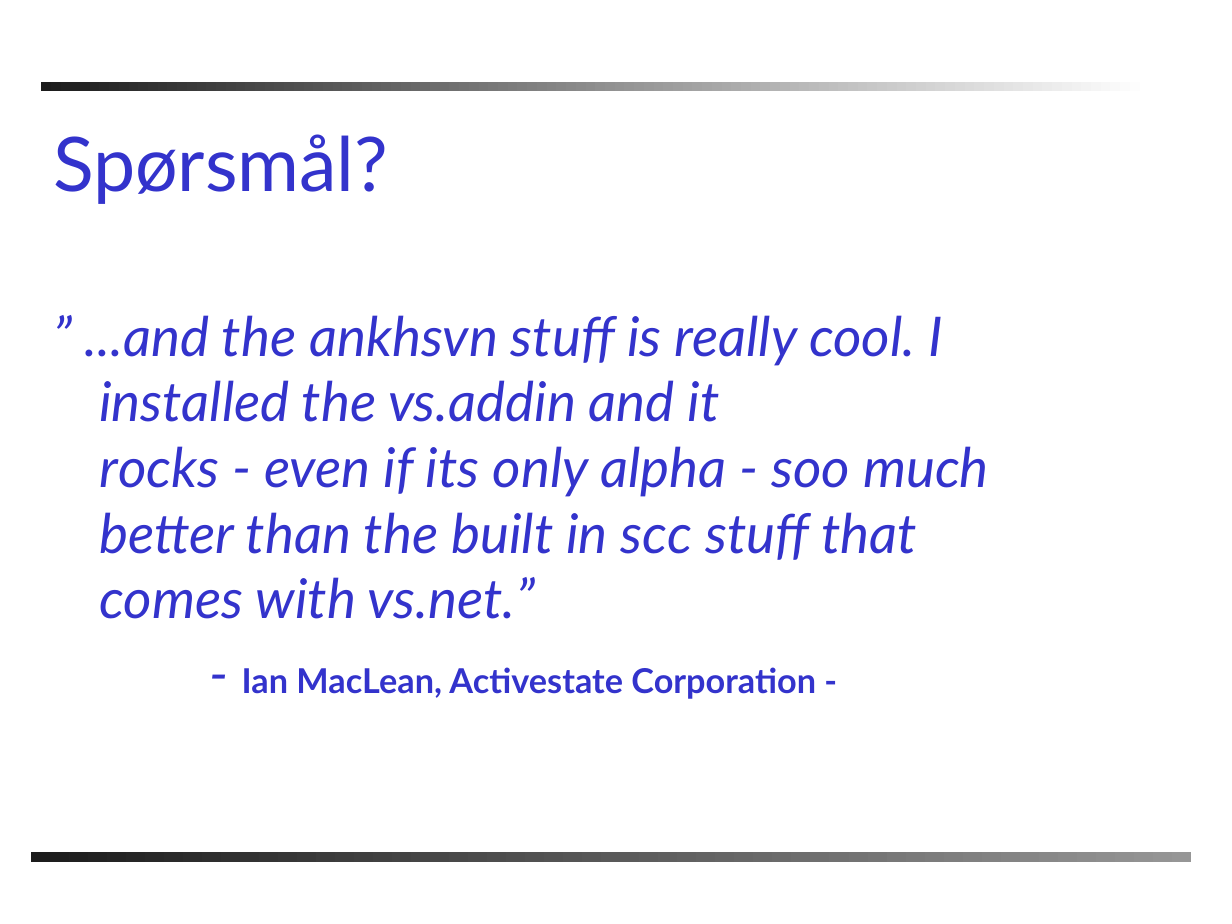
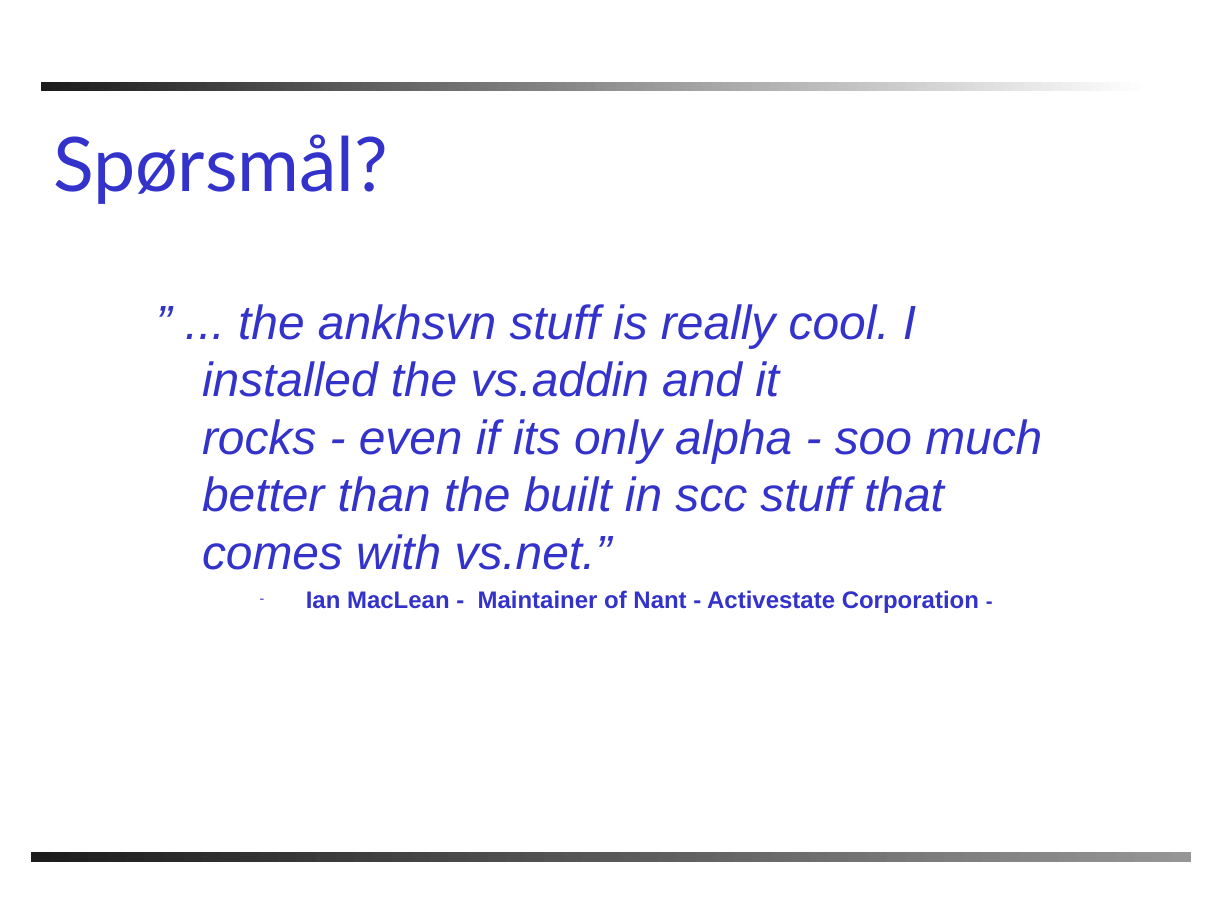
Before and after one commit to PhilJollans/AnkhSVN2019, a slide deck: slide 24 of doc/powerpoint/Subversion_addin_for_VS.NET.ppt. Drawn at 1232x924 pixels with LibreOffice and Linux fonts; fonts in the diff are those of the drawing; background and template pictures are left out. Boxes give left, top, right and bottom in pixels: in the first picture for what was removed or moved away, otherwise in the second. Text is boxed around its words. In the diff, an @@ line names an element or a change of style, - is before the commit and + after.

```diff
--- a/doc/powerpoint/Subversion_addin_for_VS.NET.ppt
+++ b/doc/powerpoint/Subversion_addin_for_VS.NET.ppt
@@ text at box(202, 304, 1042, 613): text changed; size 32 to 28 pt; font Lato to Arial @@
-” ...and the ankhsvn stuff is really cool. I installed the vs.addin and it
-rocks - even if its only alpha - soo much better than the built in scc stuff that comes with vs.net.”
-- Ian MacLean, Activestate Corporation -
+” ... the ankhsvn stuff is really cool. I installed the vs.addin and it
+rocks - even if its only alpha - soo much better than the built in scc stuff that comes with vs.net.”
+– Ian MacLean - Maintainer of Nant - Activestate Corporation -
```
Also in this commit, not shown: 15 other slides changed, 2 slides added, 2 slides removed.
